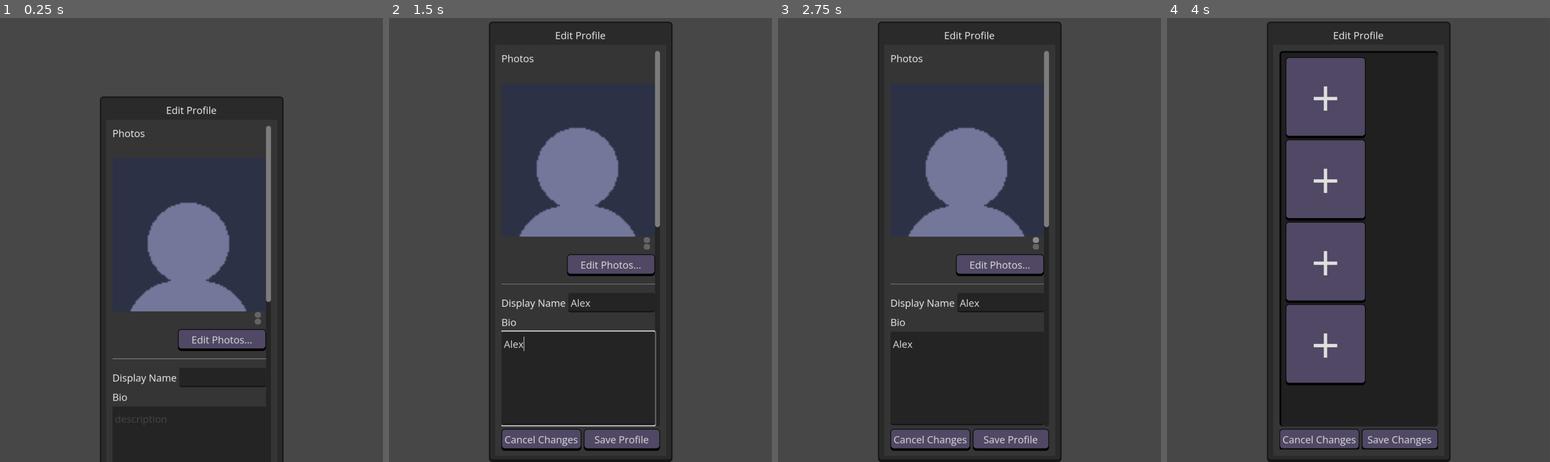
Above: before the commit, frames 1-4 (left to right).
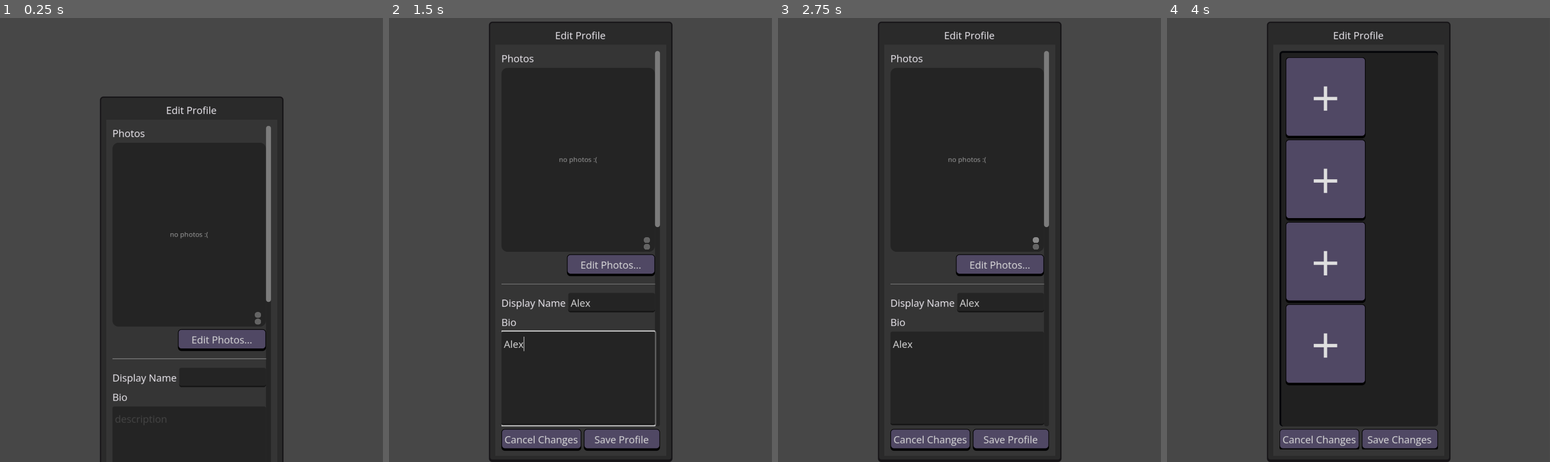
Above: after the commit, the same moments.

Repository: meet-directory/directory-app
Game: Godot game, scene res://app/main_screen/profile/profile_editor/profile_editor_popup.tscn
Two runs of this game, one before a commit and one after it. Both use one fixed random seed, a clock stepped at 60 frames per second and the inputs below. This scene is started directly instead of the project's main scene.
Inputs (mouse positions are in pixels of both pictures, inside the frame that each line leads up to):
- Up to frame 1 (0.25 s): no input
- Up to frame 2 (1.5 s): click (611, 302) at 0.52 s; type "Alex" at 0.6 s; click (576, 377) at 0.75 s; type "Alex" at 0.83 s; click (645, 235) at 1.25 s
- Up to frame 3 (2.75 s): click (1034, 240) at 2 s
- Up to frame 4 (4 s): click (1423, 248) at 2.75 s; click "Edit Photos..." at 3.5 s

The runs differ from the first frame. In frame 1, 14% of the frame differs, in the area x 29-70%, y 31-67%; in frame 2, 14%, in the area x 29-70%, y 14-50%; in frame 3, 14%; in frame 4, nothing differs.
Error in both runs: Invalid assignment of property or key 'x' with value of type 'Nil' on a base object of type 'Vector2'. (res://app/main_screen/profile/profile_editor/profile_ed…

Commit message:
add view for no photos

Diff:
--- a/app/main_screen/profile/photo_viewer/photo_viewer.tscn
+++ b/app/main_screen/profile/photo_viewer/photo_viewer.tscn
@@ -3,6 +3,7 @@
 [ext_resource type="Script" uid="uid://c7ur1emuhx3c7" path="res://app/main_screen/profile/photo_viewer/photo_viewer.gd" id="1_6vxon"]
 [ext_resource type="PackedScene" uid="uid://ceuv06iwksn2x" path="res://app/main_screen/profile/photo_viewer/photo_viewer_index_button.tscn" id="3_1ub40"]
 [ext_resource type="PackedScene" uid="uid://c7kfhjronlyao" path="res://app/main_screen/profile/photo_viewer/photo_container.tscn" id="3_ldt2f"]
+[ext_resource type="LabelSettings" uid="uid://crec8tr40vb4i" path="res://resources/styles/subtle_grey_text_label_setting.tres" id="4_f3jfh"]
 [ext_resource type="Script" uid="uid://bvgtssvy1rsod" path="res://app/custom_ui_elements/snapping_scroll_container.gd" id="4_ux30x"]
 [ext_resource type="Texture2D" uid="uid://btmnrhfcdxyia" path="res://resources/icons/no-photo.png" id="5_ldt2f"]
 
@@ -30,14 +31,27 @@
 photo_container_scene = ExtResource("3_ldt2f")
 photo_index_button = ExtResource("3_1ub40")
 
-[node name="Panel" type="Panel" parent="." unique_id=1215021536]
-visible = false
-layout_mode = 2
-
 [node name="CornerClip" type="Panel" parent="." unique_id=1924443810]
 clip_children = 1
 layout_mode = 2
 theme_override_styles/panel = SubResource("StyleBoxFlat_ldt2f")
+
+[node name="NoPhotoDefaultPanel" type="MarginContainer" parent="CornerClip" unique_id=68532764]
+layout_mode = 1
+anchors_preset = 15
+anchor_right = 1.0
+anchor_bottom = 1.0
+grow_horizontal = 2
+grow_vertical = 2
+
+[node name="Panel" type="Panel" parent="CornerClip/NoPhotoDefaultPanel" unique_id=1215021536]
+layout_mode = 2
+
+[node name="Label" type="Label" parent="CornerClip/NoPhotoDefaultPanel" unique_id=3618696]
+layout_mode = 2
+size_flags_horizontal = 4
+text = "no photos :("
+label_settings = ExtResource("4_f3jfh")
 
 [node name="MarginContainer" type="MarginContainer" parent="CornerClip" unique_id=2026253202]
 layout_mode = 1
@@ -70,6 +84,7 @@
 theme_override_constants/separation = 4
 
 [node name="TextureRect" type="TextureRect" parent="CornerClip/MarginContainer/ViewerSizeNode/ScrollContainer/PhotoContainerList" unique_id=925055498]
+visible = false
 layout_mode = 2
 texture = ExtResource("5_ldt2f")
 expand_mode = 5
